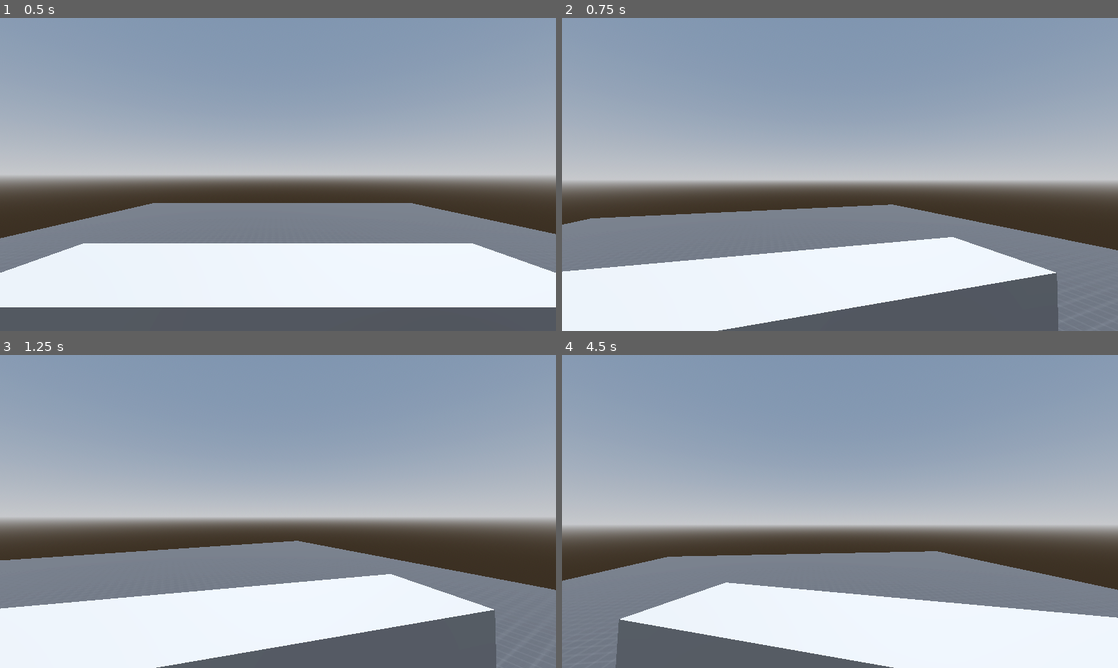
Above: before the commit, frames 1-4 (two rows, left to right).
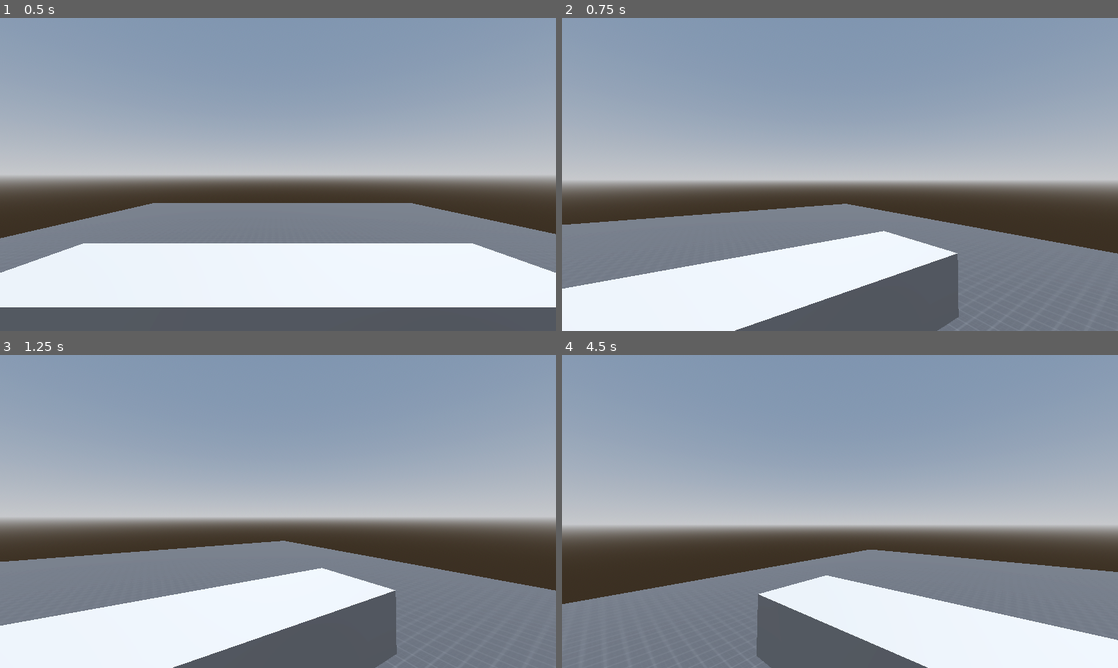
Above: after the commit, the same moments.

Repository: warriormaster12/SubmarineSurvival
Game: Godot game, scene res://levels/test_level.tscn
Two runs of this game, one before a commit and one after it. Both use one fixed random seed, a clock stepped at 60 frames per second and the inputs below.
Inputs (mouse positions are in pixels of both pictures, inside the frame that each line leads up to):
- Up to frame 1 (0.5 s): no input
- Up to frame 2 (0.75 s): tap Enter at 0.5 s; move the mouse to (867, 174) at 0.52 s; tap S (move_b) at 0.6 s
- Up to frame 3 (1.25 s): tap Q (move_d) at 0.8 s
- Up to frame 4 (4.5 s): move the mouse to (812, 511) at 1.27 s; tap Q (move_d) at 1.35 s; tap W (move_f) at 1.55, 2.1 s; move the mouse to (851, 505) at 2.02 s; tap E (move_u) at 2.3, 2.85 s; move the mouse to (834, 517) at 2.77 s; tap A (turn_l, bound only after the commit) at 3.05, 3.6 s; tap Space at 3.5 s; move the mouse to (878, 514) at 3.52 s; tap D (turn_r, bound only after the commit) at 3.8, 4.35 s; move the mouse to (795, 508) at 4.27 s

Frame 1 is identical in both runs. In frame 2, 9.4% of the frame differs, in the area x 0-100%, y 59-100%; in frame 3, 8.6%; in frame 4, 14%, in the area x 0-100%, y 62-100%.

Commit message:
Change how player turns the ship

Diff:
--- a/game_objects/player_ship/player_ship.tscn
+++ b/game_objects/player_ship/player_ship.tscn
@@ -19,7 +19,7 @@
 transform = Transform3D(1, 0, 0, 0, -4.37114e-08, -1, 0, 1, -4.37114e-08, 0, 0, 0)
 shape = SubResource("CapsuleShape3D_d4mim")
 
-[node name="TestMesh" type="MeshInstance3D" parent="."]
+[node name="CockpitTestMesh" type="MeshInstance3D" parent="."]
 transform = Transform3D(1, 0, 0, 0, 1, 0, 0, 0, 1, 0, 0, -1.17)
 mesh = SubResource("BoxMesh_opxx2")
 
--- a/project.godot
+++ b/project.godot
@@ -64,3 +64,13 @@
 "events": [Object(InputEventKey,"resource_local_to_scene":false,"resource_name":"","device":-1,"window_id":0,"alt_pressed":false,"shift_pressed":false,"ctrl_pressed":false,"meta_pressed":false,"pressed":false,"keycode":0,"physical_keycode":80,"key_label":0,"unicode":112,"echo":false,"script":null)
 ]
 }
+turn_l={
+"deadzone": 0.5,
+"events": [Object(InputEventKey,"resource_local_to_scene":false,"resource_name":"","device":-1,"window_id":0,"alt_pressed":false,"shift_pressed":false,"ctrl_pressed":false,"meta_pressed":false,"pressed":false,"keycode":0,"physical_keycode":65,"key_label":0,"unicode":97,"echo":false,"script":null)
+]
+}
+turn_r={
+"deadzone": 0.5,
+"events": [Object(InputEventKey,"resource_local_to_scene":false,"resource_name":"","device":-1,"window_id":0,"alt_pressed":false,"shift_pressed":false,"ctrl_pressed":false,"meta_pressed":false,"pressed":false,"keycode":0,"physical_keycode":68,"key_label":0,"unicode":100,"echo":false,"script":null)
+]
+}
--- a/scripts/player_ship/player_input_manager.gd
+++ b/scripts/player_ship/player_input_manager.gd
@@ -4,7 +4,7 @@
 @export_group("Settings")
 @export var sensitivity: float = 0.3
 
-signal on_accelerate(direction: Vector2)
+signal on_accelerate(direction: Vector3)
 signal on_mouse_stick_motion(realitve_pos: Vector2)
 
 func _ready() -> void:
@@ -15,5 +15,9 @@
 		Input.set_mouse_mode(Input.MOUSE_MODE_CAPTURED if Input.get_mouse_mode() != Input.MOUSE_MODE_CAPTURED else Input.MOUSE_MODE_VISIBLE)
 	if event is InputEventMouseMotion:
 		on_mouse_stick_motion.emit(Vector2(-event.relative.x * sensitivity, -event.relative.y * sensitivity))
-	var accel_dir: Vector2 = Input.get_vector("move_b","move_f","move_d","move_u")
+	var accel_dir: Vector3 = Vector3(
+		Input.get_axis("turn_l","turn_r"),
+		Input.get_axis("move_d", "move_u"),
+		Input.get_axis("move_b", "move_f")
+	)
 	on_accelerate.emit(accel_dir)
--- a/scripts/player_ship/player_ship.gd
+++ b/scripts/player_ship/player_ship.gd
@@ -6,11 +6,13 @@
 @export var acceleration: float = 5.0
 @export var deceleration: float = 2.0
 ## In degrees
-@export var turn_threshold: float = 12.0
-@export var turn_speed: float = 1.2
+@export_range(0.0, 90.0) var max_turn_angle: float = 25.0
+@export var turn_speed: float = 0.9
 
 @export_group("Misc")
 @export var damagable_velocity_threshold: float = 5.0
+## In degrees
+@export var camera_look_around_angle: float = 40.0
 
 @onready var head: Node3D = $Head
 @onready var camera: Camera3D = $Head/Camera3D
@@ -19,6 +21,8 @@
 var ship_health: ShipHealthSystem = null
 var direction: Vector3 = Vector3.ZERO
 var direction_up: float = 0.0
+var turn_direction: float = 0.0
+var final_rotation: float = rotation.y
 
 var accel:float = acceleration
 var hit:bool = false
@@ -40,17 +44,15 @@
 		push_warning("no ship_health has been found under " + name + " node")
 
 func _process(_delta: float) -> void:
-	if direction.length() > 0 || abs(direction_up) > 0:
+	if direction.length() > 0:
 		accel = acceleration
 	else:
 		accel = deceleration
 func _physics_process(delta: float) -> void:
 	if is_on_wall():
 		determine_damage_amount()
-	var ship_rot:float = global_basis.z.signed_angle_to(head.global_basis.z, Vector3.UP)
-	if abs(ship_rot) >= deg_to_rad(turn_threshold):
-		rotate_y(ship_rot * delta * turn_speed)
-	velocity.y = move_toward(velocity.y, (direction_up + direction.y) * max_speed, delta * accel)
+	rotate_y(deg_to_rad(max_turn_angle) * turn_direction * turn_speed * delta)
+	velocity.y = move_toward(velocity.y, direction_up * max_speed, delta * accel)
 	velocity.z = move_toward(velocity.z, direction.z * max_speed, delta * accel)
 	velocity.x = move_toward(velocity.x, direction.x * max_speed, delta * accel)
 	move_and_slide()
@@ -69,13 +71,15 @@
 		hit = false
 
 ## PlayerInputManager Signals
-func _on_accelerate(dir: Vector2) -> void:
-	direction = Vector3(dir.x, dir.x, dir.x) * -camera.global_basis.z
+func _on_accelerate(dir: Vector3) -> void:
+	direction = Vector3(dir.z, dir.z, dir.z) * -global_basis.z
 	direction_up = dir.y
+	turn_direction = -dir.x
 
 func _on_mouse_stick_motion(relative_pos: Vector2) -> void:
 	head.rotate_y(deg_to_rad(relative_pos.x))
-	head.rotation.y = clamp(head.rotation.y, deg_to_rad(-15), deg_to_rad(15))
+	var rad_look: float = deg_to_rad(camera_look_around_angle)
+	head.rotation.y = clamp(head.rotation.y, -rad_look, rad_look)
 	camera.rotate_x(deg_to_rad(relative_pos.y))
-	camera.rotation.x = clamp(camera.rotation.x, deg_to_rad(-15), deg_to_rad(15))
+	camera.rotation.x = clamp(camera.rotation.x, -rad_look, rad_look)
 ## ~PlayerInputManager Signals
